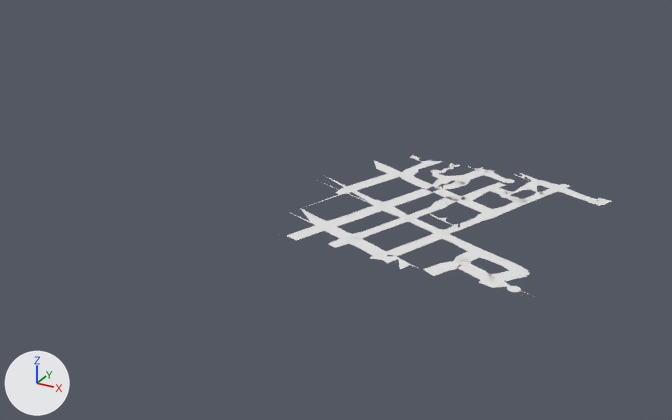
A saved change to the glTF model viewer/assets/models/roadway_chunks/chunk_2_-2.glb.
Both versions are drawn from a 50 mm lens placed at (1852.0, -815.0, 734.0), pointed at (1022.0, 695.0, -21.0). Every picture has the same lights, and +X, +Y and +Z are marked at lower left. The older version comes first. Materials are left out; every surface is plain grey. Vertices at exactly the same position are counted once.

Names of what the first picture shows: 'road_asphalt', 'sidewalk_concrete' and 2 more.
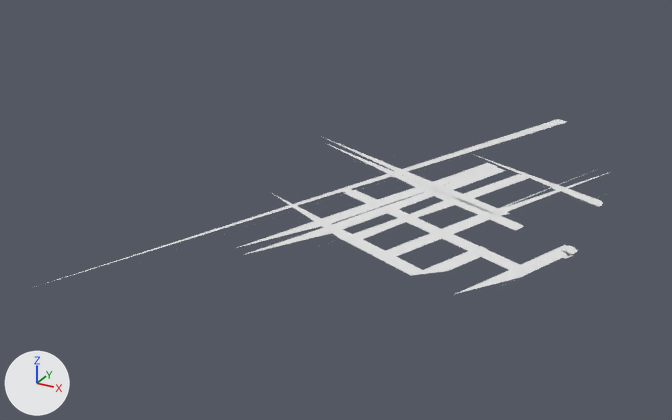
Diff of the bpy script that builds the scene:
```diff
--- a/viewer/assets/models/roadway_chunks/chunk_2_-2.glb.py
+++ b/viewer/assets/models/roadway_chunks/chunk_2_-2.glb.py
@@ me_road_asphalt @@
 # used by ob_road_asphalt; location = (0.0, 0.0, 0.0)
-me_road_asphalt.from_pydata(...)  # 1265 vertices, 1108 faces; spans x 931.0..1509.0, y 482.0..1020.0, z 0.0
+me_road_asphalt.from_pydata(...)  # 440 vertices, 381 faces; spans x 758.0..1510.0, y 128.0..1423.0, z 0.0
+# me_road_asphalt part 1: the loose piece of 32 vertices spanning x 1208.0..1459.0, y 482.0..655.0, z 0.0 is rebuilt with 11 vertices and now spans x 1287.0..1373.0, y 470.0..636.0, z 0.0
+# me_road_asphalt part 2: the loose piece of 24 vertices spanning x 1109.0..1292.0, y 505.0..696.0, z 0.0 is rebuilt with 7 vertices and now spans x 883.0..1299.0, y 472.0..667.0, z 0.0
+# me_road_asphalt part 3: 72 loose pieces with 780 vertices, spanning x 977.0..1509.0, y 488.0..1020.0, z 0.0, are deleted
+# me_road_asphalt part 4: 1 vertex moved within x 1059.0, y 590.0, z 0.0; 167 vertices removed from x 931.0..1363.0, y 496.0..943.0, z 0.0; 157 vertices added at x 799.0..1510.0, y 397.0..1129.0, z 0.0
+# me_road_asphalt part 5: 3 vertices added at x 758.0..1288.0, y 128.0..1423.0, z 0.0
+# other edits to the shape of me_road_asphalt do not show in these pictures
@@ me_sidewalk_concrete @@
 # used by ob_sidewalk_concrete; location = (0.0, 0.0, 0.0)
-me_sidewalk_concrete.from_pydata(...)  # 818 vertices, 822 faces; spans x 920.0..1514.0, y 495.0..1008.0, z 0.0
+me_sidewalk_concrete.from_pydata(...)  # 58 vertices, 44 faces; spans x 1119.0..1498.0, y 545.0..1139.0, z 0.0
+# me_sidewalk_concrete part 6: the loose piece of 24 vertices spanning x 1122.0..1254.0, y 503.0..673.0, z 0.0 is rebuilt with 7 vertices and now spans x 1147.0..1240.0, y 545.0..789.0, z 0.0
+# me_sidewalk_concrete part 7: the loose piece of 19 vertices spanning x 1142.0..1205.0, y 696.0..768.0, z 0.0 is rebuilt with 7 vertices and now spans x 1149.0..1193.0, y 710.0..824.0, z 0.0
+# me_sidewalk_concrete part 8: 70 loose pieces with 759 vertices, spanning x 920.0..1514.0, y 495.0..1008.0, z 0.0, are deleted
+# me_sidewalk_concrete part 9: 15 vertices removed from x 992.0..1339.0, y 515.0..1001.0, z 0.0; 44 vertices added at x 1119.0..1498.0, y 555.0..1139.0, z 0.0
+# other edits to the shape of me_sidewalk_concrete do not show in these pictures
```

Pixel boxes (x1, y1, x2, y2) of what changed, in the pictures (672 x 420 px; the box of a moved part takes in the faces that stretch with it):
'road_asphalt', reshaped (77% wider, 28% taller)
    before: (286, 155, 611, 292)
    after: (32, 119, 607, 294)
'sidewalk_concrete', reshaped (15% narrower, 38% shorter)
    before: (289, 155, 599, 297)
    after: (348, 164, 610, 252)
part 1 of me_road_asphalt, rebuilt (46% narrower, 26% shorter)
    before: (383, 234, 528, 275)
    after: (410, 246, 488, 276)
part 2 of me_road_asphalt, rebuilt (16% wider, 162% taller)
    before: (330, 216, 461, 247)
    after: (270, 192, 422, 275)
part 3 of me_road_asphalt, deleted
    before: (300, 155, 611, 292)
part 4 of me_road_asphalt, moved or reshaped
    before: (286, 177, 526, 241)
    after: (237, 136, 607, 294)
part 5 of me_road_asphalt, added
    after: (32, 119, 567, 288)
part 6 of me_sidewalk_concrete, rebuilt
    before: (335, 221, 431, 248)
    after: (359, 209, 441, 241)
part 7 of me_sidewalk_concrete, rebuilt
    before: (398, 206, 432, 215)
    after: (400, 195, 437, 209)
part 8 of me_sidewalk_concrete, deleted
    before: (289, 155, 599, 297)
part 9 of me_sidewalk_concrete, built on
    before: (491, 200, 514, 210)
    after: (348, 164, 610, 252)
